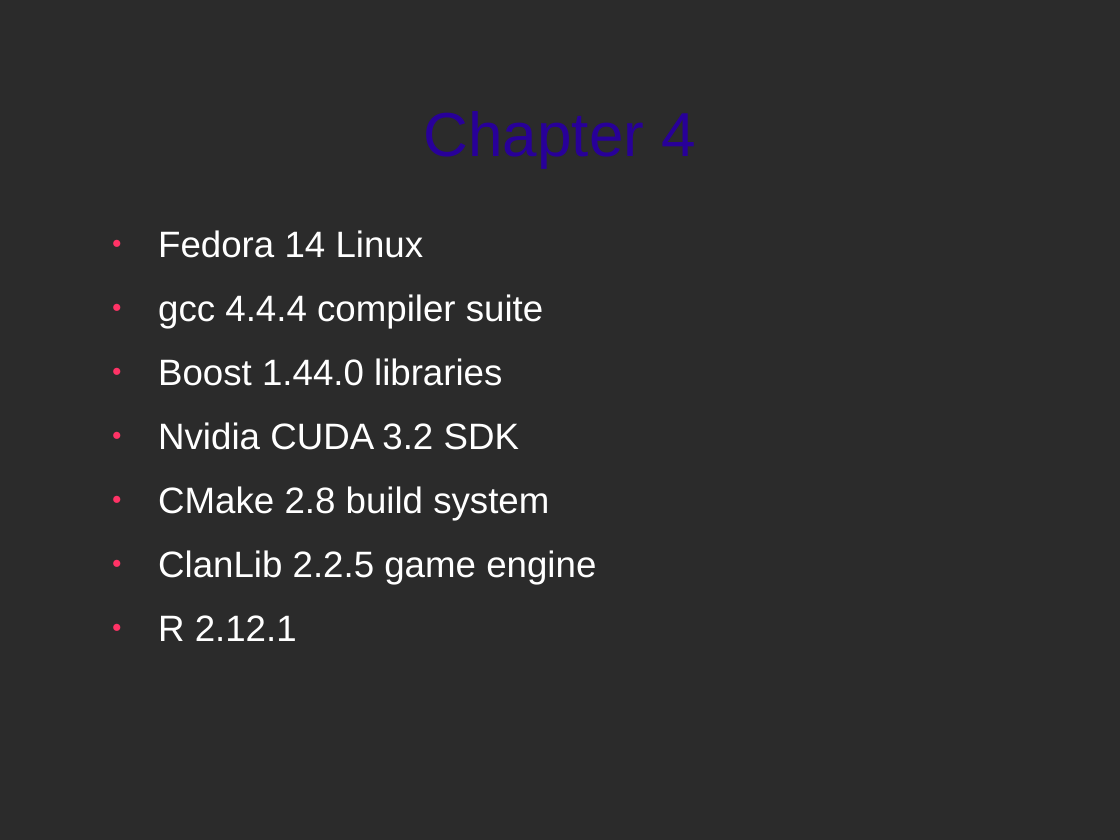
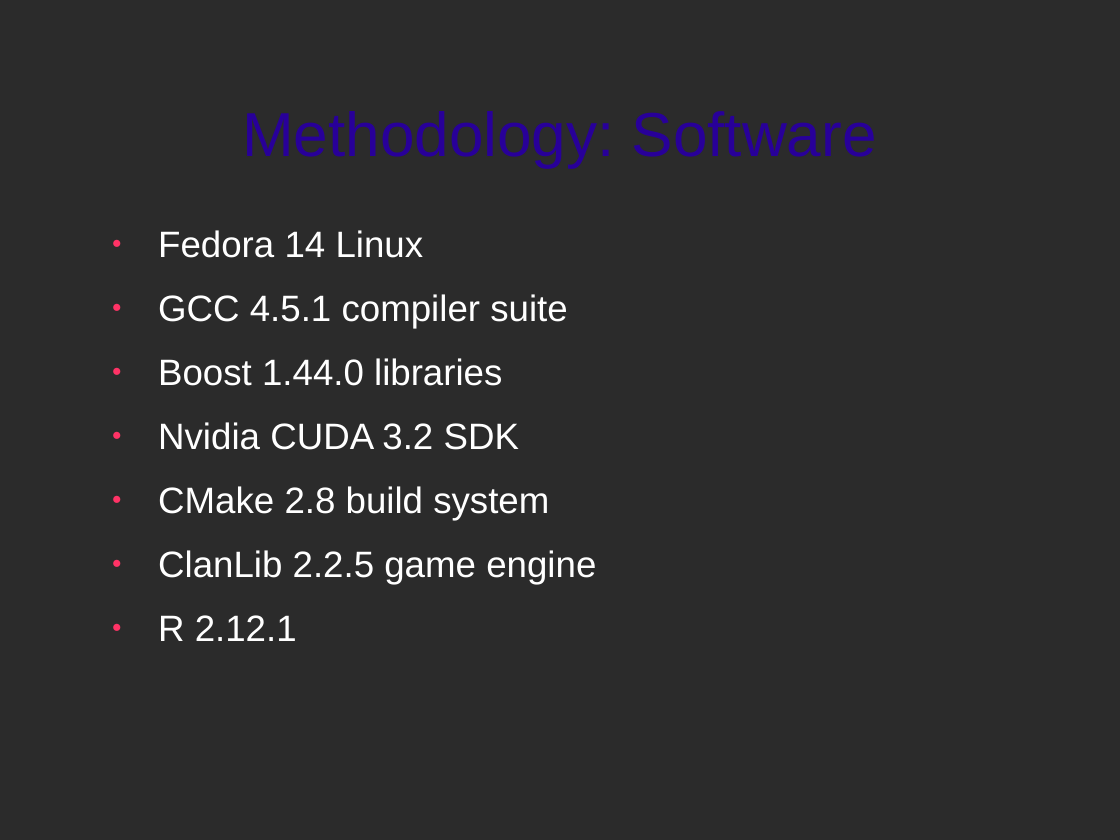
Before and after one commit to trigger-happy/thesis, a slide deck: slide 6 of presentations/mock_presentation.odp (slide 7 before the commit). Drawn at 1120x840 pixels with LibreOffice and Linux fonts; fonts in the diff are those of the drawing; background and template pictures are left out; a plain dark background stands for a picture behind light text. Boxes give left, top, right and bottom in pixels: in the first picture for what was removed or moved away, otherwise in the second. Text is boxed around its words. In the diff, an @@ line names an element or a change of style, - is before the commit and + after.

```diff
--- a/presentations/mock_presentation.odp
+++ b/presentations/mock_presentation.odp
@@ title at [242,111,877,167]: text changed @@
-Chapter 4
+Methodology: Software
@@ text at [158,294,568,328]: text changed @@
-● gcc 4.4.4 compiler suite
+● GCC 4.5.1 compiler suite
```
Also in this commit, not shown: 8 other slides changed, 2 slides added, 2 slides removed.
